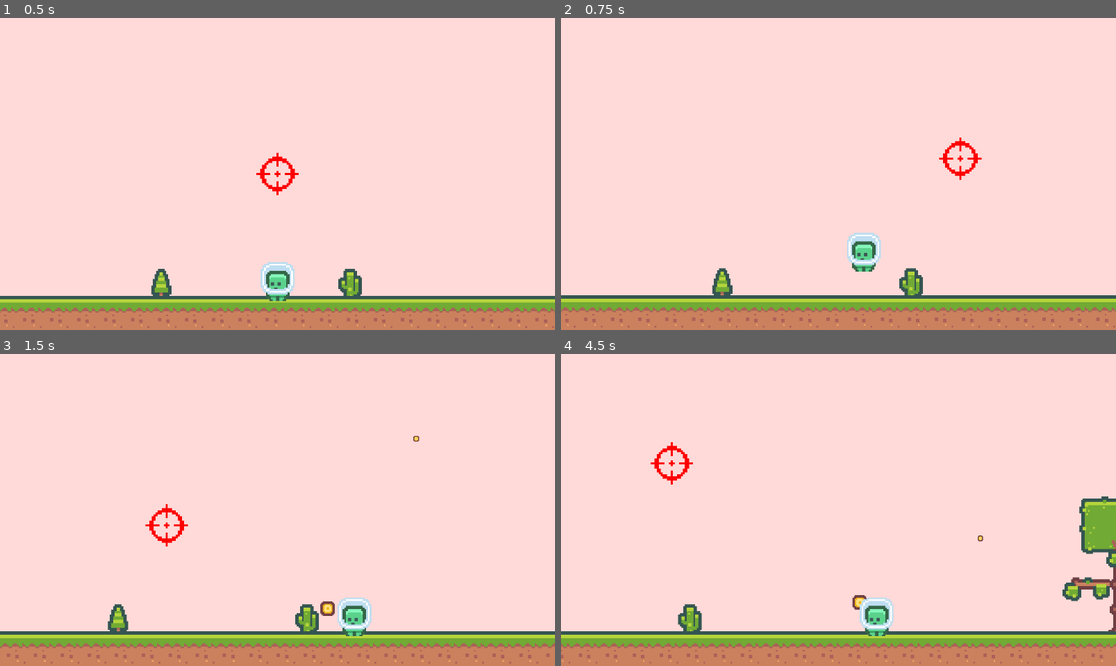
Above: before the commit, frames 1-4 (two rows, left to right).
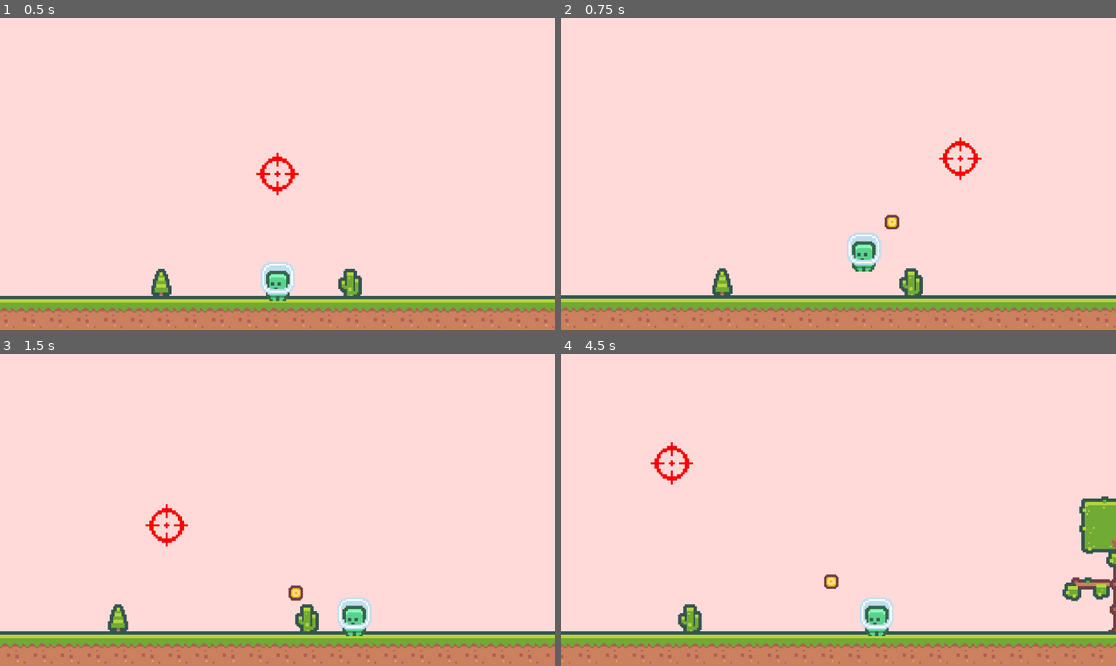
Above: after the commit, the same moments.

Repository: jesse-and-brian/Godot-4-Projects
Game: Godot game, scene res://Root.tscn
Same seed, same stepped clock (60 frames per second), same inputs: the game is played once before the commit and once after it.
Inputs (mouse positions are in pixels of both pictures, inside the frame that each line leads up to):
- Up to frame 1 (0.5 s): no input
- Up to frame 2 (0.75 s): move the mouse to (960, 158) at 0.52 s; hold D from 0.53 s (still down); hold Space from 0.53 s (still down); click (960, 158) at 0.67 s
- Up to frame 3 (1.5 s): keep holding D; move the mouse to (166, 525) at 1.27 s; release Space at 1.28 s; tap Space at 1.35 s; click (166, 525) at 1.42 s
- Up to frame 4 (4.5 s): tap Space at 1.52, 1.82, 2.85, 3.02, 3.32, 4.35 s; move the mouse to (894, 441) at 2.02 s; release D at 2.03 s; hold A 2.03-2.78 s; hold Space 2.03-2.78 s; click (894, 441) at 2.17 s; move the mouse to (810, 572) at 2.77 s; hold D 2.78-4.28 s; click (810, 572) at 2.92 s; move the mouse to (1005, 556) at 3.52 s; hold Space 3.53-4.28 s; click (1005, 556) at 3.67 s; move the mouse to (672, 463) at 4.27 s; hold A from 4.28 s (still down); click (672, 463) at 4.42 s

Frame 1 is identical in both runs. In frame 2, 0.1% of the frame differs, in the area x 58-61%, y 63-68%; in frame 3, 0.3%, in the area x 51-76%, y 26-84%; in frame 4, 0.2%.

Commit message:
Initial move&shoot fix
dirty code rn. Need to clean up.

Diff:
--- a/Tame Guns/player.gd
+++ b/Tame Guns/player.gd
@@ -1,3 +1,4 @@
+
 extends CharacterBody2D
 
 var moveSpeed : float = 75
@@ -5,10 +6,12 @@
 var gravity : float = 700
 
 var updateCrossHairPos : Vector2
-
+@export var characterVector : Vector2
 var bullet = preload ("res://Bullet.tscn") # Preload the bullet scene so it can spawn
 var canFire = true
-
+@export var isMoving := false
+@export var isntMoving := true
+@export var isJumping := false
 @export var fireRate = .3
 
 func _process(_delta):
@@ -20,6 +23,7 @@
 		await get_tree().create_timer(fireRate).timeout # This waits to execute the next line. Adjust variable to be able to fire faster.
 		canFire = true # Set fire back to true so can fire again
 
+#var velocity = Vector2.ZERO
 func _physics_process(delta):
 	if not is_on_floor():
 		velocity.y += gravity * delta
@@ -30,10 +34,16 @@
 
 	if Input.is_key_pressed(KEY_A):
 		velocity.x -= moveSpeed
+		isMoving = true
+		isntMoving = false
 	if Input.is_key_pressed(KEY_D):
 		velocity.x += moveSpeed
+		isMoving = true
+		isntMoving = false
+
 	if Input.is_key_pressed(KEY_SPACE) and is_on_floor():
 		velocity.y = -jumpForce
+		isJumping = true
 	move_and_slide()
 
 	if global_position.y > 150:
--- a/Tame Guns/playerBullet.gd
+++ b/Tame Guns/playerBullet.gd
@@ -1,22 +1,46 @@
 extends Area2D
 
 @onready var speed = 2 # bullet speed multiplier
-@onready var target = get_node("../Crosshair").global_position # store location of Crosshair node at creation of bullet instance
+@onready var target = get_node("../Crosshair").mousePosition # store location of Crosshair node at creation of bullet instance
 @onready var playerLocation = get_node("../Player").global_position
-@onready var playerVel = get_node("../Player").velocity
+@onready var playerVel = get_node("../Player").moveSpeed
 
 #@onready var playerLocation = get_node("../Player").global_position
-
+#export var speed = 2 # bullet speed multiplier]
+#export var target = get_node("../Crosshair").global_position # store location of Crosshair node at creation of bullet instance
+#export var playerLocation = get_node("../Player").global_position
+#export var playerVel = get_node("../Player").velocity
 
 func _ready():
 	pass
 	#print(target) # print location of Crosshair node at creation of bullet instance
 
 func _physics_process(delta):
-	#global_position += target * speed * delta
 
-	print(target - playerLocation)
-	position += ((target - playerLocation) * speed  * delta)
+#	var characterTravel = get_node("../Player").get_position_delta()
+#	print("char travel=", characterTravel)
+
+	print("target-PL:",target - playerLocation)
+
+	if get_node("../Player").isMoving == true || get_node("../Player").isJumping == true:
+
+		print("isMoving=",get_node("../Player").isMoving)
+		print("isJumping=",get_node("../Player").isJumping)
+#		target = target.move_toward(playerLocation,1) // keeping to show thought process
+#		position += ((target - playerLocation) * speed  * delta) // keeping to show thought process
+#		var playerLocationMT = position.move_toward(playerLocation,1) // keeping to show thought process
+#		var targetLocationMT = target.move_toward(position,1) // keeping to show thought process
+#		position = position.move_toward(target - playerLocation,2)
+		position += ((target - playerLocation) * speed  * delta)
+		position = position.move_toward(target,7)
+#		position += ((targetLocationMT - playerLocationMT) * speed  * delta)
+
+#		print("playerLocationMT:", playerLocationMT)
+
+	if get_node("../Player").isntMoving == true:
+		print("isNOTMoving=",get_node("../Player").isntMoving)
+		position += ((target - playerLocation) * speed  * delta)
+
 
 
 	scale += Vector2(-.1,-.1) * 8 * delta # Make bullets get smaller as they travel
